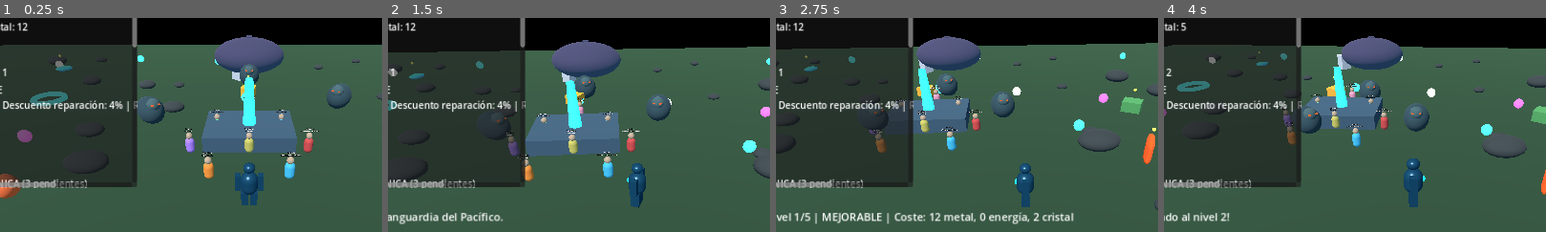
Above: before the commit, frames 1-4 (left to right).
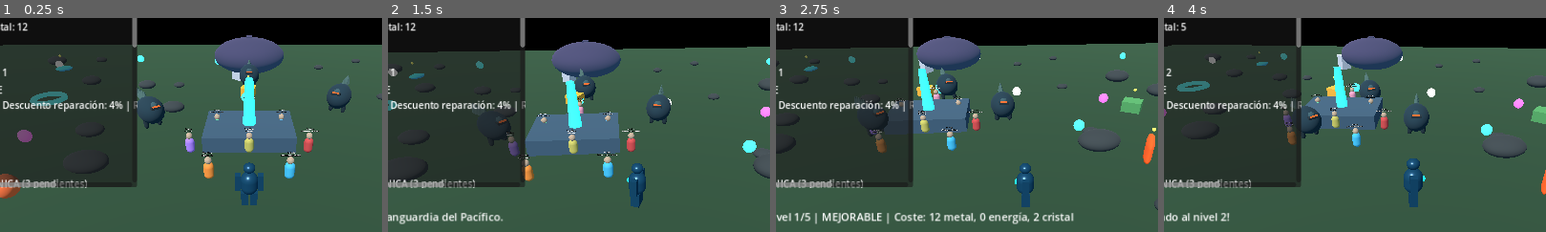
Above: after the commit, the same moments.

Repository: edwjacpinros2012-dev/Titanes-del-Pac-fico-
Game: Godot game, scene res://scenes/main.tscn
The game is run twice, just before and just after one commit, with the same random seed, the same clock (stepped at 60 frames per second) and the same inputs.
Inputs (mouse positions are % of the whole screen's width and height, from its top left):
- Up to frame 1 (0.25 s): no input
- Up to frame 2 (1.5 s): tap Enter at 0.5 s; move the mouse to (72, 45) at 0.52 s; hold D (move_right) 0.53-1.28 s; hold P (alliance_create) 0.53-1.28 s; click (72, 45) at 0.67 s; move the mouse to (30, 55) at 1.27 s; hold S (move_back) from 1.28 s (still down); tap K (alliance_join) at 1.35 s
- Up to frame 3 (2.75 s): move the mouse to (60, 28) at 2.02 s; release S (move_back) at 2.03 s; hold D (move_right) from 2.03 s (still down); hold V (base_select_next) from 2.03 s (still down)
- Up to frame 4 (4 s): move the mouse to (45, 70) at 2.77 s; release D (move_right) at 2.78 s; release V (base_select_next) at 2.78 s; hold N (base_upgrade_selected) 2.78-3.53 s; tap E (collect) at 2.85 s; click (45, 70) at 2.92 s; move the mouse to (80, 65) at 3.52 s; hold A (move_left) from 3.53 s (still down); hold T (evolve_titan) from 3.53 s (still down)
The pictures show only the part of the screen within x 17-67%, y 9-59%; the shares and areas given below are measured in that part.

The runs differ from the first frame. In frame 1, 0.5% of the frame differs, in the area x 35-92%, y 19-52%; in frame 2, 0.3%; in frame 3, 0.4%; in frame 4, 0.5%.

Commit message:
Improve Kaiju silhouette and fix idle physics movement

Diff:
--- a/scripts/combat/field_kaiju.gd
+++ b/scripts/combat/field_kaiju.gd
@@ -16,6 +16,7 @@
 var home_position := Vector3.ZERO
 var is_dead := false
 var body_visual: MeshInstance3D
+var original_body_material: StandardMaterial3D
 
 func _ready() -> void:
 	add_to_group("field_kaiju")
@@ -35,6 +36,7 @@
 		velocity.x = move_toward(velocity.x, 0.0, 8.0 * delta)
 		velocity.z = move_toward(velocity.z, 0.0, 8.0 * delta)
 		_apply_gravity(delta)
+		move_and_slide()
 		return
 	var offset := target.global_position - global_position
 	offset.y = 0.0
@@ -98,23 +100,33 @@
 	body_visual.mesh = body_mesh
 	body_visual.position.y = 1.7
 	body_visual.scale = Vector3(1.0, 0.9, 1.35)
-	body_visual.material_override = _material(Color(0.18, 0.28, 0.32))
+	body_visual.material_override = _material(Color(0.12, 0.22, 0.27))
+	original_body_material = body_visual.material_override
 	add_child(body_visual)
-	var head := MeshInstance3D.new()
-	var head_mesh := SphereMesh.new()
-	head_mesh.radius = 0.62
-	head_mesh.height = 1.15
-	head.mesh = head_mesh
-	head.position = Vector3(0, 2.55, 1.05)
-	head.material_override = _material(Color(0.27, 0.38, 0.4))
-	add_child(head)
-	var eyes := MeshInstance3D.new()
-	var eye_mesh := BoxMesh.new()
-	eye_mesh.size = Vector3(0.85, 0.12, 0.12)
-	eyes.mesh = eye_mesh
-	eyes.position = Vector3(0, 2.65, 1.56)
-	eyes.material_override = _material(Color(1.0, 0.18, 0.08), true)
-	add_child(eyes)
+	_add_visual(SphereMesh.new(), Vector3(0, 2.45, 1.05), Vector3(0.72, 0.58, 0.72), Color(0.22, 0.34, 0.37))
+	_add_visual(BoxMesh.new(), Vector3(0, 2.35, 1.42), Vector3(0.95, 0.22, 0.42), Color(0.12, 0.18, 0.21))
+	_add_visual(BoxMesh.new(), Vector3(-0.78, 1.75, 0.35), Vector3(0.48, 0.85, 0.55), Color(0.16, 0.26, 0.3))
+	_add_visual(BoxMesh.new(), Vector3(0.78, 1.75, 0.35), Vector3(0.48, 0.85, 0.55), Color(0.16, 0.26, 0.3))
+	_add_visual(CapsuleMesh.new(), Vector3(-0.68, 0.72, -0.05), Vector3(0.48, 0.8, 0.52), Color(0.1, 0.18, 0.21))
+	_add_visual(CapsuleMesh.new(), Vector3(0.68, 0.72, -0.05), Vector3(0.48, 0.8, 0.52), Color(0.1, 0.18, 0.21))
+	_add_visual(CapsuleMesh.new(), Vector3(0, 1.65, -1.35), Vector3(0.48, 0.42, 1.55), Color(0.13, 0.24, 0.28))
+	for spike_index in range(5):
+		var spike := CylinderMesh.new()
+		spike.top_radius = 0.04
+		spike.bottom_radius = 0.28
+		spike.height = 0.85
+		_add_visual(spike, Vector3(0, 2.8, -0.9 - float(spike_index) * 0.42), Vector3(1.0, 1.0, 1.0), Color(0.3, 0.42, 0.4))
+	var eyes := BoxMesh.new()
+	eyes.size = Vector3(0.72, 0.13, 0.1)
+	_add_visual(eyes, Vector3(0, 2.52, 1.64), Vector3.ONE, Color(1.0, 0.2, 0.08), true)
+
+func _add_visual(mesh: Mesh, local_position: Vector3, local_scale: Vector3, color: Color, glow := false) -> void:
+	var part := MeshInstance3D.new()
+	part.mesh = mesh
+	part.position = local_position
+	part.scale = local_scale
+	part.material_override = _material(color, glow)
+	add_child(part)
 
 func _material(color: Color, glow := false) -> StandardMaterial3D:
 	var material := StandardMaterial3D.new()
@@ -133,5 +145,5 @@
 	tween.tween_interval(0.12)
 	tween.tween_callback(func() -> void:
 		if is_instance_valid(body_visual) and not is_dead:
-			body_visual.material_override = _material(Color(0.18, 0.28, 0.32))
+			body_visual.material_override = original_body_material
 	)
